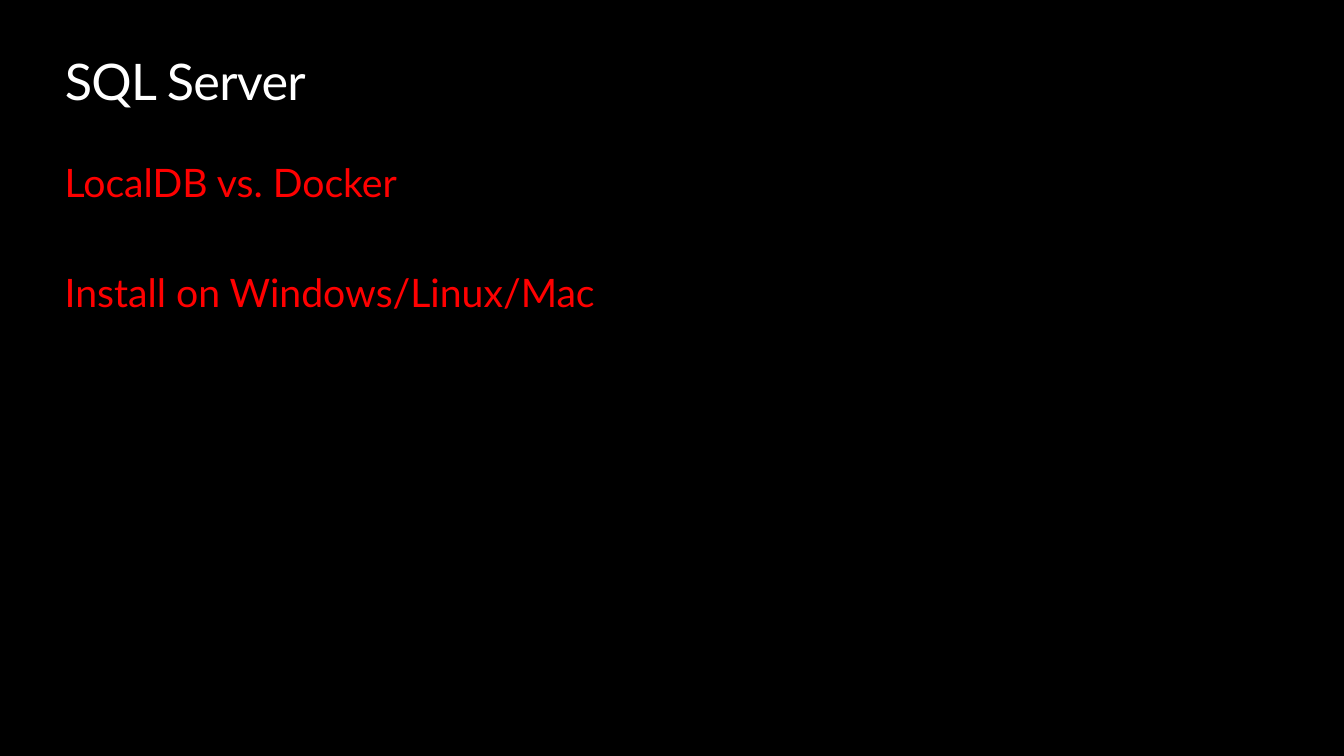
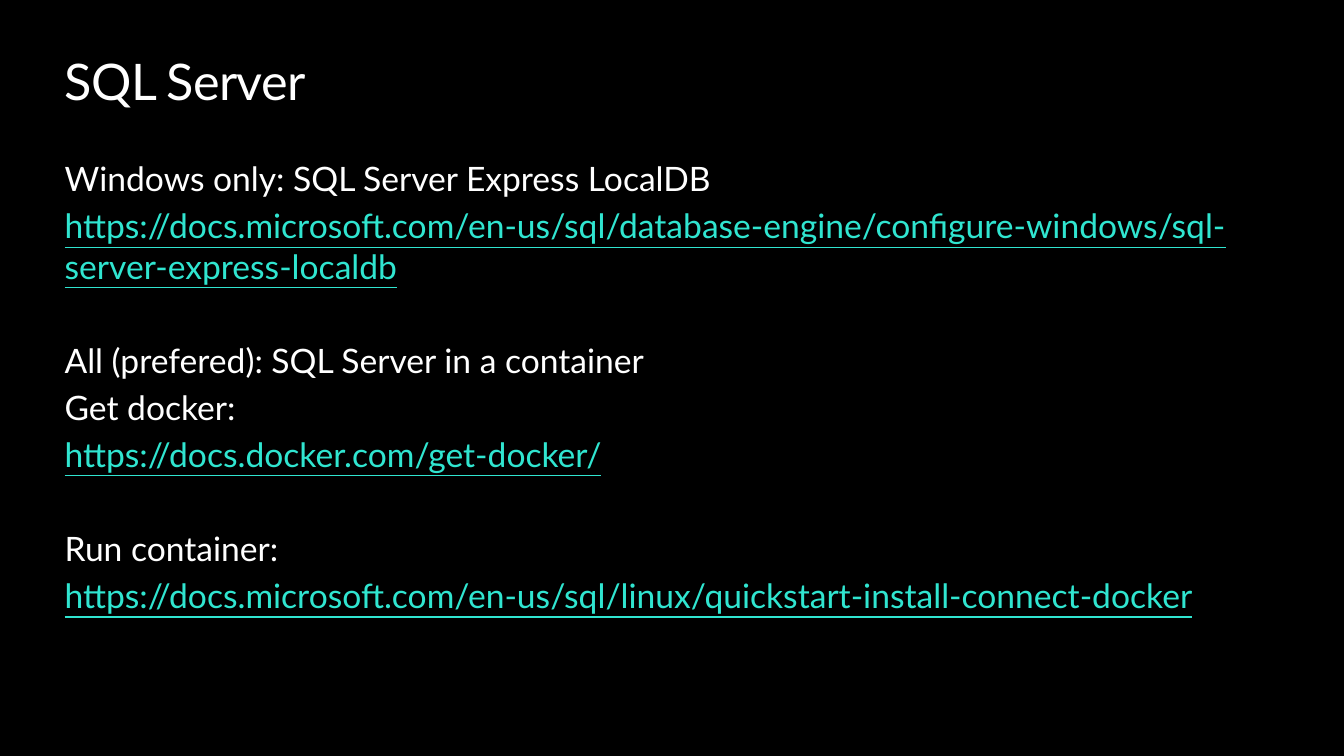
Before and after one commit to ondfisk/BDSA2020, a slide deck: slide 5 of Slides/Lecture04 - Data Access and Entity Framework Core.pptx. Drawn at 1344x756 pixels with LibreOffice and Linux fonts; fonts in the diff are those of the drawing; background and template pictures are left out. Boxes give left, top, right and bottom in pixels: in the first picture for what was removed or moved away, otherwise in the second. Text is boxed around its words. In the diff, an @@ line names an element or a change of style, - is before the commit and + after.

```diff
--- a/Slides/Lecture04 - Data Access and Entity Framework Core.pptx
+++ b/Slides/Lecture04 - Data Access and Entity Framework Core.pptx
@@ text at [65, 166, 1226, 614]: text changed; size 28 to 24 pt; text colour #FF0000 to #30E5D0 @@
-LocalDB vs. Docker
-Install on Windows/Linux/Mac
+Windows only: SQL Server Express LocalDB
+https://docs.microsoft.com/en-us/sql/database-engine/configure-windows/sql-server-express-localdb
+All (prefered): SQL Server in a container
+Get docker:
+https://docs.docker.com/get-docker/
+Run container:
+https://docs.microsoft.com/en-us/sql/linux/quickstart-install-connect-docker
```
Also in this commit, not shown: 1 slide added.
